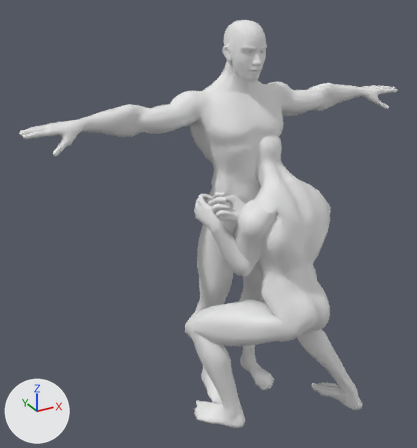
An edit to the glTF model muscle-detective/assets/glbs/armbreaker_v2.glb, drawn before and after from the same camera.
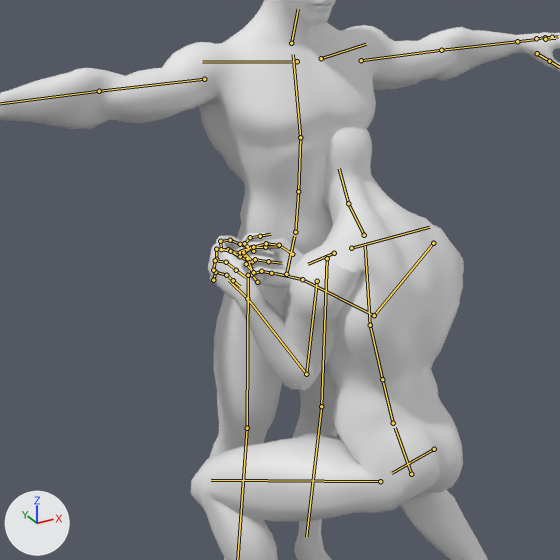
There are two pictures of each version: one whole from a 50 mm lens placed at (-1.32, -2.08, 1.99), pointed at (-0.19, -0.03, 0.97), one close up on the part from 20% to 92% of the width and 15% to 82% of the height. The axes (+X, +Y, +Z) are drawn at lower left. The lights are the same throughout. The older version's two pictures come first. Both versions are drawn at frame 39 of the action 'ArmBreaker_A'; the numbers are the values there. The bones that change, and the others that lie on the model, are drawn over the model as lines in the close-ups.

Names of what the first close-up shows: 'SuperHero_Male', 'SuperHero_Male.001'.
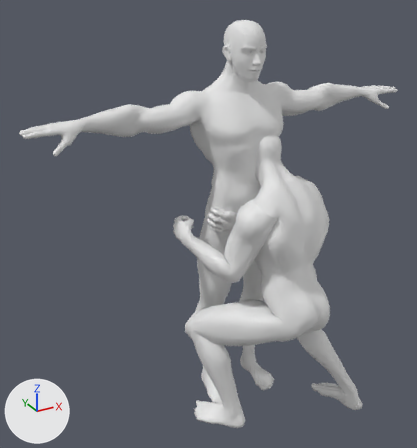
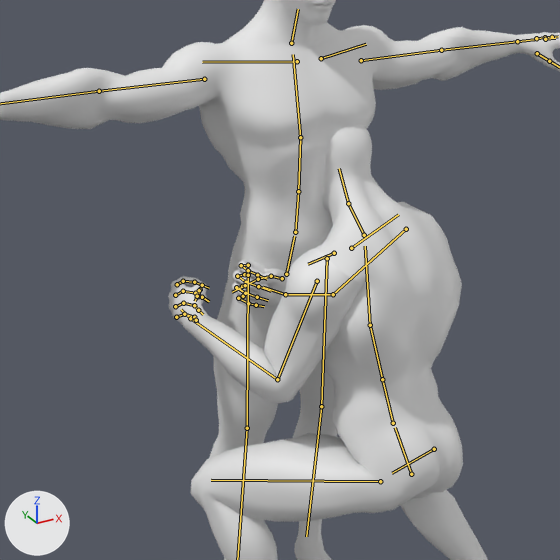
Boxes (x1, y1, x2, y2) around the edits, measured in the close-ups (560 x 560 px):
'SuperHero_Male', posed
    before: (191, 125, 488, 560)
    after: (168, 125, 488, 560)
bone 'upperarm_l', root to tip
    before: (317, 281) to (306, 374)
    after: (317, 281) to (277, 379)
bone 'lowerarm_l', root to tip
    before: (306, 374) to (247, 298)
    after: (277, 379) to (190, 318)
bone 'hand_l', root to tip
    before: (247, 298) to (229, 280)
    after: (190, 318) to (181, 309)
bone 'index_02_l', root to tip
    before: (220, 241) to (230, 240)
    after: (183, 281) to (194, 282)
bone 'middle_02_l', root to tip
    before: (216, 249) to (228, 249)
    after: (183, 291) to (195, 293)
bone 'pinky_02_l', root to tip
    before: (215, 272) to (226, 275)
    after: (184, 314) to (194, 317)
bone 'ring_02_l', root to tip
    before: (215, 260) to (226, 262)
    after: (183, 303) to (194, 305)
bone 'clavicle_r', root to tip
    before: (351, 248) to (429, 227)
    after: (351, 248) to (398, 214)
bone 'upperarm_r', root to tip
    before: (433, 243) to (374, 315)
    after: (406, 229) to (333, 294)
bone 'lowerarm_r', root to tip
    before: (374, 315) to (302, 279)
    after: (333, 294) to (285, 294)
bone 'hand_r', root to tip
    before: (302, 279) to (276, 273)
    after: (285, 294) to (263, 287)
bone 'index_02_r', root to tip
    before: (244, 243) to (250, 237)
    after: (241, 265) to (248, 270)
bone 'index_03_r', root to tip
    before: (250, 237) to (260, 236)
    after: (248, 270) to (257, 275)
bone 'middle_02_r', root to tip
    before: (243, 252) to (251, 247)
    after: (237, 276) to (246, 282)
bone 'middle_03_r', root to tip
    before: (251, 247) to (265, 247)
    after: (246, 282) to (258, 286)
bone 'pinky_02_r', root to tip
    before: (251, 274) to (261, 271)
    after: (238, 298) to (248, 303)
bone 'ring_02_r', root to tip
    before: (246, 264) to (255, 259)
    after: (236, 287) to (245, 293)
bone 'thumb_03_r', root to tip
    before: (266, 243) to (253, 247)
    after: (258, 279) to (245, 285)

What the commit changed:
Bone 'upperarm_l' (bone_upperarm_l) turns from (39, -31, -123) to (39, -22, -94) degrees about its own x, y and z.
Bone 'lowerarm_l' (bone_lowerarm_l) turns from (139, 0, 0) to (95, 0, 0) degrees about its own x, y and z.
Bone 'hand_l' (bone_hand_l) turns from (-22, -23, -34) to (-13, -15, -42) degrees about its own x, y and z.
Bone 'index_02_l' (bone_index_02_l) turns from (61, 0, 0) to (67, 0, 0) degrees about its own x, y and z.
Bone 'middle_02_l' (bone_middle_02_l) turns from (67, 0, 0) to (73, 0, 0) degrees about its own x, y and z.
Bone 'pinky_02_l' (bone_pinky_02_l) turns from (75, 0, 0) to (81, 0, 0) degrees about its own x, y and z.
Bone 'ring_02_l' (bone_ring_02_l) turns from (71, 0, 0) to (77, 0, 0) degrees about its own x, y and z.
Bone 'clavicle_r' (bone_clavicle_r) turns from (0, 0, 0) to (13, 2, 28) degrees about its own x, y and z.
Bone 'upperarm_r' (bone_upperarm_r) turns from (127, -77, 22) to (88, -25, 28) degrees about its own x, y and z.
Bone 'lowerarm_r' (bone_lowerarm_r) turns from (60, 0, 0) to (79, 0, 0) degrees about its own x, y and z.
Bone 'hand_r' (bone_hand_r) turns from (-7, 25, -35) to (-14, 16, -43) degrees about its own x, y and z.
Bone 'index_02_r' (bone_index_02_r) turns from (61, 0, 0) to (67, 0, 0) degrees about its own x, y and z.
Bone 'index_03_r' (bone_index_03_r) turns from (39, 0, 0) to (43, 0, 0) degrees about its own x, y and z.
Bone 'middle_02_r' (bone_middle_02_r) turns from (67, 0, 0) to (73, 0, 0) degrees about its own x, y and z.
Bone 'middle_03_r' (bone_middle_03_r) turns from (43, 0, 0) to (47, 0, 0) degrees about its own x, y and z.
Bone 'pinky_02_r' (bone_pinky_02_r) turns from (75, 0, 0) to (81, 0, 0) degrees about its own x, y and z.
Bone 'ring_02_r' (bone_ring_02_r) turns from (71, 0, 0) to (77, 0, 0) degrees about its own x, y and z.
Bone 'thumb_03_r' (bone_thumb_03_r) turns from (17, 0, 0) to (18, 0, 0) degrees about its own x, y and z.
